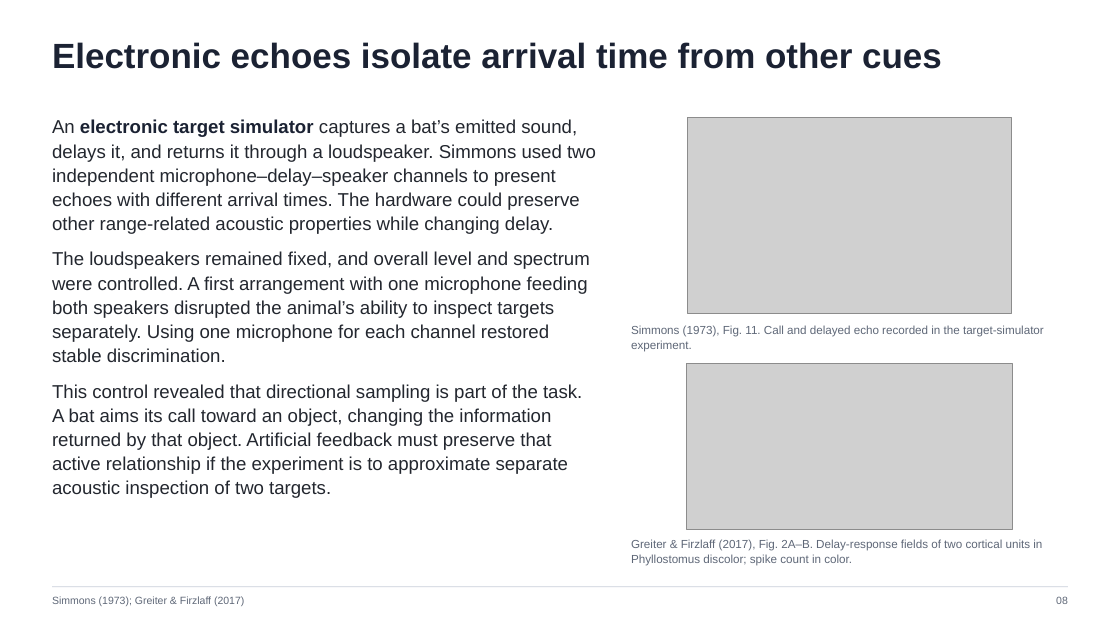
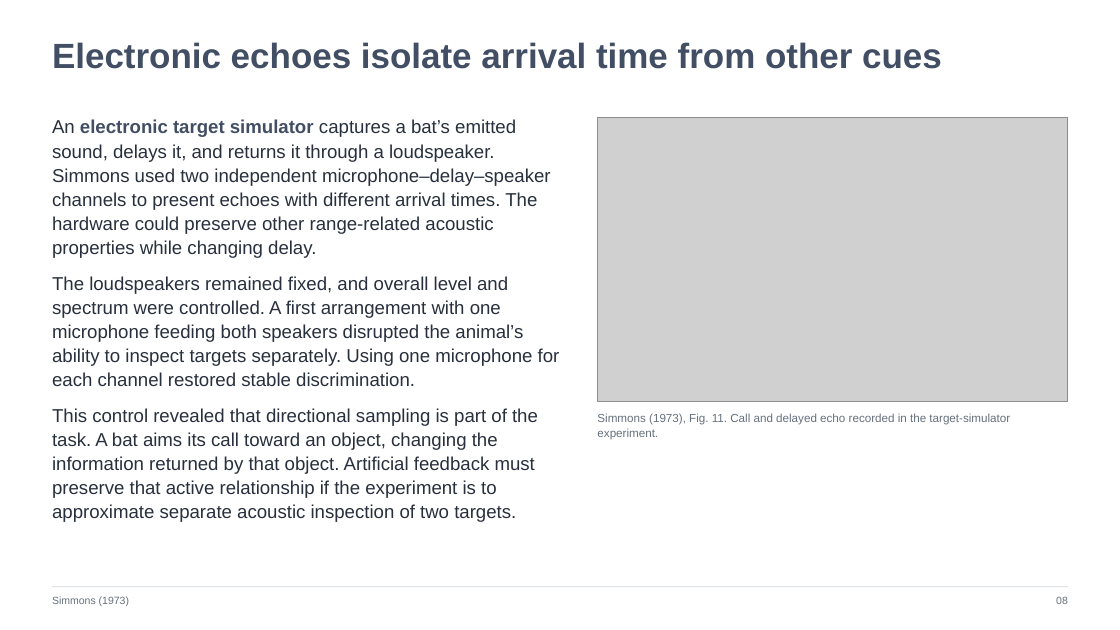
Before and after one commit to jordanxxlopez/NEUROETHOLOGY, a slide deck: slide 8 of lectures/L17/Neuroethology_Lecture17_FA2026.pptx. Drawn at 1120x630 pixels with LibreOffice and Linux fonts; fonts in the diff are those of the drawing; grey boxes stand for pictures. Boxes give left, top, right and bottom in pixels: in the first picture for what was removed or moved away, otherwise in the second. Text is boxed around its words. In the diff, an @@ line names an element or a change of style, - is before the commit and + after.

Commit message:
Rebuild Lecture 17 with 44 article figure slides and two-column layout

```diff
--- a/lectures/L17/Neuroethology_Lecture17_FA2026.pptx
+++ b/lectures/L17/Neuroethology_Lecture17_FA2026.pptx
@@ text "Electronic echoes isolate arrival time ..." at <box>52,42,942,69</box>: text colour #1B2233 to #424E64 @@
@@ text "An electronic target simulator captures ..." at <box>52,119,560,522</box>: text colour #23272F to #27303C; text colour #1B2233 to #424E64 in "electronic target simulator" @@
@@ picture: place and size @@
-picture at <box>687,118,1012,313</box>
+picture at <box>597,118,1068,402</box>
@@ picture removed at <box>687,364,1013,529</box> @@
@@ text "Simmons (1973), Fig. 11. Call ...": place and size @@
-text "Simmons (1973), Fig. 11. Call ..." at <box>631,325,1044,352</box>
+text "Simmons (1973), Fig. 11. Call ..." at <box>597,413,1010,439</box>
@@ text "Simmons (1973), Fig. 11. Call ..." at <box>597,413,1010,439</box>: text colour #5F6878 to #66717E @@
@@ text removed at <box>631,539,1042,566</box> @@
-Greiter & Firzlaff (2017), Fig. 2A–B. Delay-response fields of two cortical units in Phyllostomus discolor; spike count in color.
@@ text at <box>52,596,129,606</box>: text changed; text colour #5F6878 to #66717E @@
-Simmons (1973); Greiter & Firzlaff (2017)
+Simmons (1973)
```
Also in this commit, not shown: 45 other slides changed, 13 other files.
